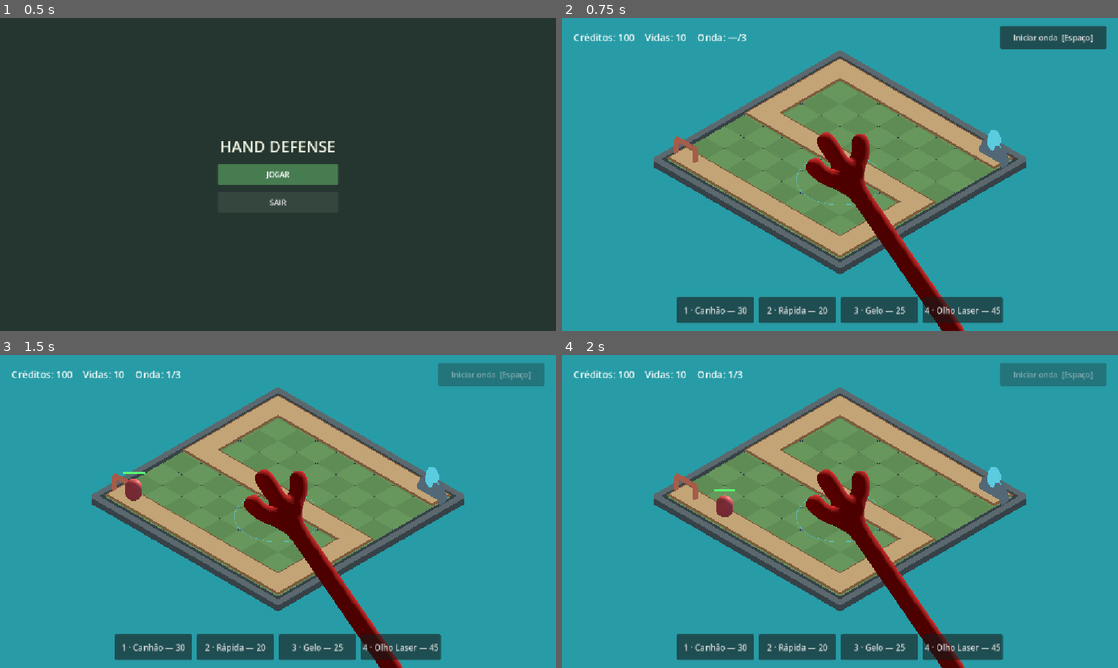
Above: before the commit, frames 1-4 (two rows, left to right).
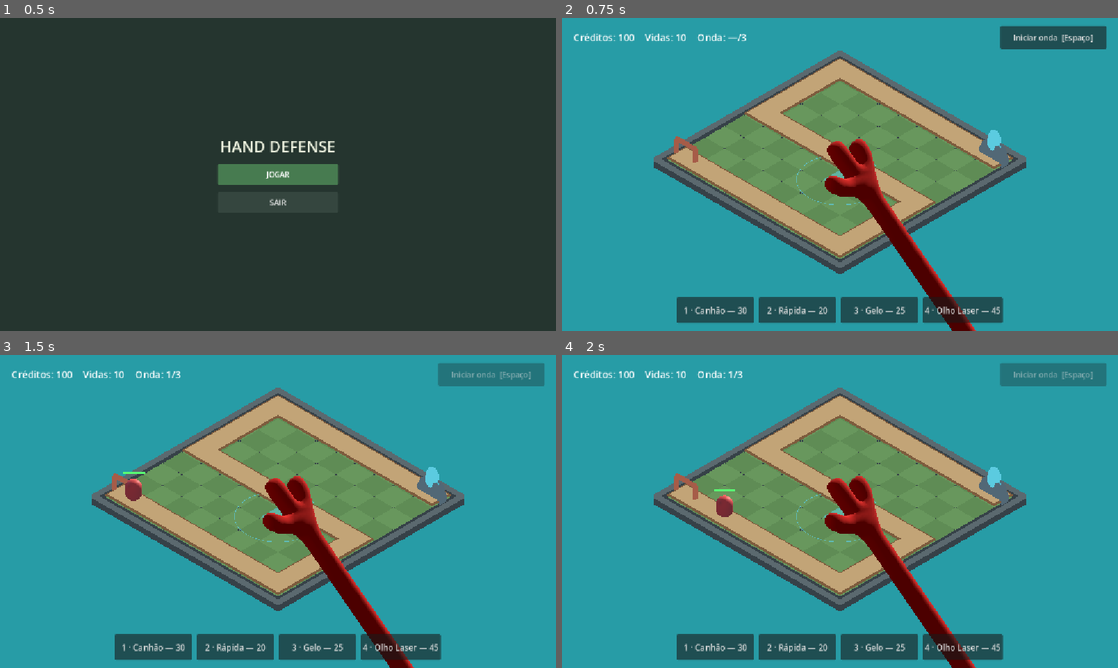
Above: after the commit, the same moments.

Repository: MeloDarlan/hand-game
Game: Godot game, scene res://scenes/ui/main_menu.tscn
Two runs of this game, one before a commit and one after it. Both use one fixed random seed, a clock stepped at 60 frames per second and the inputs below.
Inputs:
- Up to frame 1 (0.5 s): no input
- Up to frame 2 (0.75 s): click "JOGAR" at 0.5 s
- Up to frame 3 (1.5 s): click "Iniciar onda [Espaço]" at 1.25 s
- Up to frame 4 (2 s): no input

Frame 1 is identical in both runs. In frame 2, 3.2% of the frame differs, in the area x 43-75%, y 36-100%; in frame 3, 3.2%; in frame 4, 3.2%.

Commit message:
feat: mao livre, animacao de queda e desfoque configuravel
- mao segue o cursor por toda a tela (free_movement)\n- queda fora do tabuleiro com margem na borda, estorno de 50% e animacao de queda\n- peca em queda deslocada para tras do board (drop_depth_offset)\n- desfoque de distancia e da peca segurada implementados, mas desligados na cena\n- README e docs atualizados com Q/E, DOF e queda

Diff:
--- /dev/null
+++ b/held_piece_dof.gdshader
@@ -0,0 +1,47 @@
+shader_type canvas_item;
+render_mode unshaded, blend_mix;
+
+// Desfoque de profundidade aplicado somente à peça segurada.
+//
+// A peça fica na frente da mão (plano da mão), mas pertence ao tabuleiro: o
+// raio vem da profundidade da célula alvo, com a mesma rampa do DOF da câmera.
+// A máscara da peça (PIECE_LAYER, já gerada pelo OcclusionOutline) limita o
+// efeito — a mão e o resto da tela não são tocados.
+//
+// A tela já chega renderizada com o DOF do mundo; aqui só borramos os pixels
+// da silhueta da peça com uma espiral de amostras.
+
+uniform sampler2D screen_texture : hint_screen_texture, repeat_disable, filter_linear;
+uniform sampler2D piece_mask : hint_default_black;
+uniform float blur_radius_px = 0.0;
+
+const int SAMPLE_COUNT = 16;
+const float GOLDEN_ANGLE = 2.39996323;
+
+void fragment() {
+	float coverage = texture(piece_mask, SCREEN_UV).a;
+	// Fora da silhueta da peça o frame original permanece intacto.
+	if (coverage < 0.02) {
+		discard;
+	} else {
+		vec3 sharp = texture(screen_texture, SCREEN_UV).rgb;
+		vec3 blurred = sharp;
+		if (blur_radius_px >= 0.5) {
+			float weight = 1.0;
+			for (int i = 0; i < SAMPLE_COUNT; i++) {
+				float t = (float(i) + 0.5) / float(SAMPLE_COUNT);
+				float radius = sqrt(t) * blur_radius_px;
+				float angle = float(i) * GOLDEN_ANGLE;
+				vec2 offset = vec2(cos(angle), sin(angle)) * radius * SCREEN_PIXEL_SIZE;
+				blurred += texture(screen_texture, SCREEN_UV + offset).rgb;
+				weight += 1.0;
+			}
+			blurred /= weight;
+		}
+
+		// Mistura só dentro da máscara (borda dura o bastante para não invadir
+		// a mão nem o tabuleiro ao redor).
+		float blend = smoothstep(0.15, 0.65, coverage);
+		COLOR = vec4(mix(sharp, blurred, blend), 1.0);
+	}
+}
--- a/resources/jelly_arm.gdshader
+++ b/resources/jelly_arm.gdshader
@@ -1,4 +1,5 @@
 shader_type spatial;
+render_mode depth_draw_always;
 
 // Deformação tipo jelly apenas no antebraço.
 // O VERTEX no Godot 4 já chega com a skinning aplicada; BONE_INDICES/WEIGHTS
--- a/scenes/hand_player.tscn
+++ b/scenes/hand_player.tscn
@@ -13,7 +13,7 @@
 [node name="PalmPivot" type="Node3D" parent="." unique_id=1510662433]
 
 [node name="Model" parent="PalmPivot" unique_id=1763835175 instance=ExtResource("2_model")]
-transform = Transform3D(1, 0, 0, 0, 1, 0, 0, 0, 1, 0, -1, 0)
+transform = Transform3D(-0.9396926, 0, -0.34202015, 0, 1, 0, 0.34202015, 0, -0.9396926, 0, -1, 0)
 
 [node name="HoldPoint" type="Marker3D" parent="PalmPivot" unique_id=718151841]
 transform = Transform3D(1, 0, 0, 0, 1, 0, 0, 0, 1, 0, 0.2, 0.55)
--- a/scenes/main.tscn
+++ b/scenes/main.tscn
@@ -15,6 +15,10 @@
 ambient_light_source = 2
 ambient_light_color = Color(0.55, 0.62, 0.78, 1)
 ambient_light_energy = 0.45
+
+[sub_resource type="CameraAttributesPractical" id="CameraAttributes_main"]
+dof_blur_far_distance = 31.0
+dof_blur_near_distance = 0.09
 
 [node name="Main" type="Node3D" unique_id=1285220481]
 
@@ -35,13 +39,14 @@
 spot_angle = 55.0
 
 [node name="FillLight" type="OmniLight3D" parent="." unique_id=8430198]
-transform = Transform3D(1, 0, 0, 0, 1, 0, 0, 0, 1, 2.8, 4, -3.4)
+transform = Transform3D(1, 0, 0, 0, 1, 0, 0, 0, 1, -17.264385, 4, 4.7419486)
 light_color = Color(0.5, 0.65, 1, 1)
 light_energy = 2.0
-omni_range = 16.0
+omni_range = 20.50767
 
 [node name="Camera3D" type="Camera3D" parent="." unique_id=188869187]
 transform = Transform3D(1, 0, 0, 0, 1, 0, 0, 0, 1, 0, 0, 4.494298)
+attributes = SubResource("CameraAttributes_main")
 script = ExtResource("1_camera")
 
 [node name="Board" type="Node3D" parent="." unique_id=2141213763]
@@ -60,8 +65,8 @@
 [node name="HandPlayer" parent="." unique_id=976161558 instance=ExtResource("3_hand")]
 unique_name_in_owner = true
 board_path = NodePath("../Board")
-hand_plane_distance = 4.0
-pinch_offset = Vector3(0.2, 0.3, -0.8)
+pinch_offset = Vector3(0, 0.6, -0.8)
+hide_cursor = false
 
 [node name="HUD" parent="." unique_id=1761375032 instance=ExtResource("4_hud")]
 unique_name_in_owner = true
--- a/scripts/board.gd
+++ b/scripts/board.gd
@@ -538,6 +538,16 @@
 	return to_global(local)
 
 
+## True quando o ponto está além da borda externa da grade + margin. É o
+## limiar de queda: dentro dessa faixa a peça continua na mão, para não cair
+## visualmente em cima do tabuleiro.
+func is_beyond_drop_margin(world: Vector3, margin: float) -> bool:
+	var limit_x := grid_size.x * tile_size * 0.5 + margin
+	var limit_z := grid_size.y * tile_size * 0.5 + margin
+	var local := to_local(world)
+	return absf(local.x) > limit_x or absf(local.z) > limit_z
+
+
 func show_highlight(cell: Vector2i, valid: bool) -> void:
 	if not is_in_bounds(cell):
 		hide_highlight()
--- a/scripts/build/build_controller.gd
+++ b/scripts/build/build_controller.gd
@@ -13,11 +13,19 @@
 const INVALID_CELL := Vector2i(-999, -999)
 
 @export var tower_types: Array = []
+## Fração do valor DEVOLVIDA quando a peça é solta fora do tabuleiro.
+## 0.5 = devolve metade (a outra metade é o desconto da queda).
+@export_range(0.0, 1.0, 0.05) var drop_refund_ratio := 0.5
+## Distância (unidades de mundo) além da borda externa do board exigida para
+## soltar e derrubar a peça. Dentro dessa faixa a mão continua segurando.
+@export var drop_edge_margin := 1.0
 
 var selected_index := -1
 
 var _held: TowerPiece
 var _origin_cell := INVALID_CELL
+## Créditos já pagos pela peça em mão no CATCH (0 para torre em movimento).
+var _paid_cost := 0
 var _hover_cell := INVALID_CELL
 var _hover_valid := false
 var _release_cell := INVALID_CELL
@@ -157,6 +165,14 @@
 		_hud.set_selected(-1)
 		return
 
+	# A peça é paga no CATCH. O encaixe não cobra de novo; cancelar devolve
+	# 100% e cair fora do tabuleiro devolve drop_refund_ratio.
+	if not _game.spend(tower.cost):
+		selected_index = -1
+		_hud.set_selected(-1)
+		return
+	_paid_cost = tower.cost
+
 	var piece := TowerPiece.new()
 	piece.setup(tower)
 	_towers.add_child(piece)
@@ -173,9 +189,15 @@
 	# Chamada ANTES do release, quando o HandController ainda tem a peça.
 	# Guardamos a célula porque no release o _held da mão já foi limpo e o
 	# HoldPoint passa a ser a pinça no topo, não a base.
-	var cell := _board.world_to_cell(_hand.get_target_position())
+	var target := _hand.get_target_position()
+	var cell := _board.world_to_cell(target)
 	_release_cell = cell
-	return _board.is_buildable(cell)
+	if _board.is_in_bounds(cell):
+		return _board.is_buildable(cell)
+	# Fora da grade: ainda exige passar da borda + drop_edge_margin. Assim a
+	# peça não inicia a queda visualmente em cima do tabuleiro; dentro da faixa
+	# a mão continua fechada (como num tile inválido).
+	return _board.is_beyond_drop_margin(target, drop_edge_margin)
 
 
 func _pick_tower_at_hand() -> Grabbable:
@@ -246,6 +268,7 @@
 
 	_held = piece
 	_origin_cell = piece.cell
+	_paid_cost = 0
 	_board.unregister_tower(piece.cell)
 	piece.is_placed = false
 	_hover_cell = INVALID_CELL
@@ -261,6 +284,9 @@
 	# Célula guardada pelo release_guard (antes do HandController limpar _held).
 	var cell := _release_cell
 	_release_cell = INVALID_CELL
+	if not _board.is_in_bounds(cell):
+		_drop_held_outside()
+		return
 	if not _board.is_buildable(cell):
 		_return_held()
 		return
@@ -273,16 +299,13 @@
 	if piece == null:
 		return
 
-	var is_move := _origin_cell != INVALID_CELL
-	if not is_move and not _game.spend(piece.data.cost):
-		_return_held()
-		return
-
+	# Peça nova já foi paga no CATCH; mover uma torre é grátis.
 	piece.place(cell, _board.cell_to_world(cell))
 	_board.register_tower(cell, piece)
 
 	_held = null
 	_origin_cell = INVALID_CELL
+	_paid_cost = 0
 	_hand.release_guard = Callable()
 	_stop_preview()
 
@@ -302,11 +325,49 @@
 		piece.place(_origin_cell, _board.cell_to_world(_origin_cell))
 		_board.register_tower(_origin_cell, piece)
 	else:
+		_refund_paid_cost(1.0)
 		piece.queue_free()
 
 	_origin_cell = INVALID_CELL
 	_hand.release_guard = Callable()
 	_stop_preview()
+
+
+## Soltou fora dos limites do tabuleiro: a peça cai da mão, sai do jogo e
+## devolve apenas drop_refund_ratio do valor (estorno parcial).
+func _drop_held_outside() -> void:
+	var piece := _held
+	if piece == null:
+		return
+	_held = null
+
+	# Em produção a mão já soltou antes de emitir grab_released; isso cobre
+	# chamadas programáticas/forçadas e evita referência a peça liberada.
+	if _hand.get_held_body() == piece:
+		_hand.cancel_grab()
+
+	_origin_cell = INVALID_CELL
+	_hand.release_guard = Callable()
+	_stop_preview()
+	selected_index = -1
+	_hud.set_selected(-1)
+
+	var cost := _paid_cost
+	if piece.data != null:
+		cost = piece.data.cost
+	var refund := roundi(float(cost) * (1.0 - clampf(drop_refund_ratio, 0.0, 1.0)))
+	_paid_cost = 0
+
+	piece.play_drop_off_board()
+	if refund > 0:
+		_game.add_credits(refund)
+
+
+func _refund_paid_cost(ratio: float) -> void:
+	var amount := roundi(float(_paid_cost) * clampf(ratio, 0.0, 1.0))
+	_paid_cost = 0
+	if amount > 0:
+		_game.add_credits(amount)
 
 
 func _cancel_current() -> void:
@@ -322,6 +383,8 @@
 		piece.place(_origin_cell, _board.cell_to_world(_origin_cell))
 		_board.register_tower(_origin_cell, piece)
 	else:
+		# Cancelar/trocar a peça é intencional: devolve o valor integral.
+		_refund_paid_cost(1.0)
 		piece.queue_free()
 
 	_origin_cell = INVALID_CELL
--- a/scripts/camera_iso.gd
+++ b/scripts/camera_iso.gd
@@ -1,8 +1,7 @@
 extends Camera3D
 class_name IsoCamera
 
-## Câmera isométrica ortográfica. Configurada por código para manter a
-## matemática num lugar só (yaw, pitch, distância e alvo).
+## Câmera isométrica ortográfica.
 
 @export var yaw_degrees := 45.0
 @export var pitch_degrees := 35.264
--- a/scripts/hand_controller.gd
+++ b/scripts/hand_controller.gd
@@ -19,6 +19,9 @@
 @export var board_path: NodePath
 ## Folga além das bordas do tabuleiro que o alvo ainda alcança.
 @export var board_margin := 0.8
+## Se true, a mão segue o cursor por toda a tela, sem limitar a posição ao
+## tabuleiro. Se false, usa board_margin para prender a mão ao redor da grade.
+@export var free_movement := true
 ## Distância, em unidades, do plano da mão à frente do centro do tabuleiro.
 @export var hand_plane_distance := 8.0
 ## Escala aplicada ao PalmPivot (mão maior = braço mais longo e corte oculto).
@@ -325,7 +328,13 @@
 		return Vector3.ZERO
 
 	var point: Vector3 = hit
-	if _board != null:
+	return _project_to_board_plane(point)
+
+
+## Aplica o clamp ao redor do tabuleiro apenas no modo restrito. Com a mão
+## livre, o cursor pode sair da grade e o alvo vira uma célula inválida.
+func _project_to_board_plane(point: Vector3) -> Vector3:
+	if _board != null and not free_movement:
 		point = _board.clamp_world_position(point, board_margin)
 	point.y = 0.0
 	return point
@@ -372,10 +381,7 @@
 		return Vector3.ZERO
 
 	var point: Vector3 = hit
-	if _board != null:
-		point = _board.clamp_world_position(point, board_margin)
-	point.y = 0.0
-	return point
+	return _project_to_board_plane(point)
 
 
 func get_hold_position() -> Vector3:
@@ -397,10 +403,7 @@
 		return get_target_position()
 
 	var point: Vector3 = hit
-	if _board != null:
-		point = _board.clamp_world_position(point, board_margin)
-	point.y = 0.0
-	return point
+	return _project_to_board_plane(point)
 
 
 ## Raio efetivo do GrabArea no mundo (a esfera é escalada pelo PalmPivot).
--- a/scripts/towers/OcclusionOutline.gd
+++ b/scripts/towers/OcclusionOutline.gd
@@ -14,10 +14,16 @@
 ## O shader original é canvas_item; ele é aplicado num ColorRect restrito ao
 ## retângulo de tela da peça (performance) e amostra as duas máscaras em
 ## coordenadas de tela (SCREEN_UV).
+##
+## Além do outline, o mesmo mask da peça alimenta um blur de tela: a peça
+## segurada fica na profundidade da mão (nítida no DOF), mas pertence ao
+## tabuleiro. O raio do blur vem da profundidade da célula alvo, então a peça
+## desfoca junto com o tile sob ela — e a mão continua fora do efeito.
 
 const HAND_LAYER := 1 << 4
 const PIECE_LAYER := 1 << 5
 const OUTLINE_SHADER := preload("res://occlusion_outline.gdshader")
+const BLUR_SHADER := preload("res://held_piece_dof.gdshader")
 
 @export var hand_path: NodePath
 @export var outline_color := Color(1.0, 0.6, 0.0, 1.0):
@@ -31,6 +37,9 @@
 		if _outline_material != null:
 			_outline_material.set_shader_parameter("outline_size", value)
 @export_range(0.25, 1.0, 0.05) var mask_resolution_scale := 1.0
+@export var piece_blur_enabled := true
+## Raio máximo do blur da peça em pixels a 720p (escala junto com o viewport).
+@export_range(0.0, 24.0, 0.5) var piece_blur_max_pixels := 10.0
 
 var _hand: HandController
 var _camera: Camera3D
@@ -42,6 +51,8 @@
 var _outline_layer: CanvasLayer
 var _outline_rect: ColorRect
 var _outline_material: ShaderMaterial
+var _blur_rect: ColorRect
+var _blur_material: ShaderMaterial
 var _active_piece: TowerPiece
 var _saved_layers := {}
 
@@ -74,6 +85,7 @@
 		if held != _active_piece:
 			_activate(held)
 		_update_outline_rect(held)
+		_update_blur_rect(held)
 	elif _active_piece != null:
 		_deactivate()
 
@@ -168,6 +180,19 @@
 	_outline_layer.layer = 0
 	add_child(_outline_layer)
 
+	# O blur é criado antes do outline para ficar por baixo do contorno.
+	_blur_rect = ColorRect.new()
+	_blur_rect.name = "PieceBlurRect"
+	_blur_rect.mouse_filter = Control.MOUSE_FILTER_IGNORE
+	_blur_rect.color = Color(1.0, 1.0, 1.0, 1.0)
+	_blur_rect.visible = false
+	_outline_layer.add_child(_blur_rect)
+
+	_blur_material = ShaderMaterial.new()
+	_blur_material.shader = BLUR_SHADER
+	_blur_material.set_shader_parameter("piece_mask", _piece_mask_viewport.get_texture())
+	_blur_rect.material = _blur_material
+
 	_outline_rect = ColorRect.new()
 	_outline_rect.name = "OutlineRect"
 	_outline_rect.mouse_filter = Control.MOUSE_FILTER_IGNORE
@@ -201,6 +226,7 @@
 	_piece_mask_viewport.render_target_update_mode = SubViewport.UPDATE_ALWAYS
 	_outline_rect.visible = true
 	_update_outline_rect(piece)
+	_update_blur_rect(piece)
 
 
 func _deactivate() -> void:
@@ -216,6 +242,8 @@
 		_piece_mask_viewport.render_target_update_mode = SubViewport.UPDATE_DISABLED
 	if _outline_rect != null:
 		_outline_rect.visible = false
+	if _blur_rect != null:
+		_blur_rect.visible = false
 
 
 func _update_outline_rect(piece: TowerPiece) -> void:
@@ -233,3 +261,58 @@
 	var rect_half := 1.15 * pixels_per_unit + float(outline_size) + 8.0
 	_outline_rect.position = screen_center - Vector2(rect_half, rect_half)
 	_outline_rect.size = Vector2(rect_half * 2.0, rect_half * 2.0)
+
+
+## Raio do blur da peça em pixels de tela. Usa a profundidade da célula alvo
+## (o pé da peça) e a mesma rampa do DOF da câmera, então a peça desfoca
+## exatamente quando o tile sob ela desfoca.
+func _blur_radius_pixels() -> float:
+	if not piece_blur_enabled or _camera == null or _hand == null or _main_viewport == null:
+		return 0.0
+
+	var attributes := _camera.attributes as CameraAttributesPractical
+	if attributes == null or not attributes.dof_blur_far_enabled:
+		return 0.0
+
+	var target := _hand.get_target_position()
+	var view_position := _camera.global_transform.affine_inverse() * target
+	var depth := -view_position.z
+
+	var far_distance := attributes.dof_blur_far_distance
+	var transition := maxf(attributes.dof_blur_far_transition, 0.001)
+	var ratio := clampf((depth - far_distance) / transition, 0.0, 1.0)
+	if ratio <= 0.0:
+		return 0.0
+
+	# O amount do DOF é normalizado; calibramos o raio em pixels pela altura
+	# real do render target (o stretch pode diferir do visible_rect).
+	var amount_scale := attributes.dof_blur_amount / 0.1
+	var render_height := float(_main_viewport.get_texture().get_size().y)
+	if render_height <= 0.0:
+		render_height = 720.0
+	return ratio * piece_blur_max_pixels * amount_scale * (render_height / 720.0)
+
+
+func _update_blur_rect(piece: TowerPiece) -> void:
+	if _camera == null or _blur_rect == null or _blur_material == null:
+		return
+
+	var radius := _blur_radius_pixels()
+	if radius < 0.5:
+		_blur_rect.visible = false
+		return
+
+	var viewport_size := _main_viewport.get_visible_rect().size
+	var center := piece.global_position + Vector3.UP * 0.5
+	var screen_center := _camera.unproject_position(center)
+
+	var pixels_per_unit := 70.0
+	if _camera.projection == Camera3D.PROJECTION_ORTHOGONAL and _camera.size > 0.001:
+		pixels_per_unit = viewport_size.y / _camera.size
+
+	var margin := piece_blur_max_pixels * (viewport_size.y / 720.0) + 10.0
+	var rect_half := 1.15 * pixels_per_unit + margin
+	_blur_rect.position = screen_center - Vector2(rect_half, rect_half)
+	_blur_rect.size = Vector2(rect_half * 2.0, rect_half * 2.0)
+	_blur_material.set_shader_parameter("blur_radius_px", radius)
+	_blur_rect.visible = true
--- a/scripts/towers/tower_piece.gd
+++ b/scripts/towers/tower_piece.gd
@@ -1,9 +1,5 @@
 extends Grabbable
 class_name TowerPiece
-
-## Peça de torre: é um Grabbable físico, então a mão pode carregar, reposicionar
-## e "soltar" usando exatamente as mecânicas já existentes.
-## Visual construído com primitivas a partir de TowerData (tema provisório).
 
 const PROJECTILE_GROUP := "projectiles"
 const INVALID_CELL := Vector2i(-999, -999)
@@ -12,17 +8,19 @@
 var is_placed := false
 var cell := INVALID_CELL
 
-## Distância da base da peça até o ponto onde a mão pinça o topo.
-## Copiado de TowerData no setup; o export permite tuning no Remote.
 @export var grip_height := 0.9
 
 @export_group("Held Motion")
 @export var motion_enabled := true
 @export var motion_stiffness := 90.0
 @export var motion_damping := 5
-## Radianos de inclinação por unidade/s de velocidade da mão.
 @export var motion_velocity_gain := 0.03
 @export_range(0.0, 45.0) var motion_max_tilt_degrees := 20.0
+
+@export_group("Drop")
+## Distância que o visual da peça é afastado da câmera ao cair, para passar por
+## trás do board. A câmera é ortográfica, então isso não desloca a peça na tela.
+@export var drop_depth_offset := 16.0
 
 var _head: Node3D
 var _barrel_tip: Marker3D
@@ -36,9 +34,16 @@
 var _prev_anchor := Vector3.ZERO
 var _motion_initialized := false
 
+var _drop_start_position := Vector3.ZERO
+var _drop_start_basis := Basis.IDENTITY
+var _drop_start_scale := Vector3.ONE
+var _drop_down := Vector3.DOWN
+var _drop_spin_axis := Vector3.BACK
+var _drop_spin := 0.0
+var _drop_distance := 0.0
+var _drop_away := Vector3.FORWARD
 
 func _ready() -> void:
-	# A torre fica na layer grabbable para a mão poder pegá-la de volta.
 	collision_layer = 2
 	collision_mask = 0
 	apply_color_override = false
@@ -73,6 +78,84 @@
 		return
 	_squash_pivot.position = Vector3.ZERO
 	_squash_pivot.rotation = Vector3.ZERO
+
+
+## Soltou a peça fora do tabuleiro: ela escapa da mão, cai atrás do board
+## (afastando-se da câmera), gira, encolhe/apaga e é removida.
+## Só o visual (SquashPivot) se move; o corpo congelado é liberado no fim.
+func play_drop_off_board(duration := 0.7, fall_distance := 7.0, spin_degrees := 540.0) -> void:
+	is_placed = false
+	cell = INVALID_CELL
+	_cancel_anticipation()
+	_swing = Vector2.ZERO
+	_swing_velocity = Vector2.ZERO
+	_motion_initialized = false
+
+	# Sai do pick/combate e não colide mais com nada.
+	collision_layer = 0
+	collision_mask = 0
+	freeze = true
+	sleeping = false
+	linear_velocity = Vector3.ZERO
+	angular_velocity = Vector3.ZERO
+
+	reset_visual_transform()
+	if _squash_pivot == null:
+		queue_free()
+		return
+
+	var camera := get_viewport().get_camera_3d()
+	_drop_down = Vector3.DOWN
+	_drop_spin_axis = Vector3.BACK
+	_drop_away = Vector3.FORWARD
+	if camera != null:
+		_drop_down = -camera.global_transform.basis.y.normalized()
+		_drop_spin_axis = camera.global_transform.basis.z.normalized()
+		# Câmera olha para -Z local; afastar-se dela é seguir o -basis.z.
+		_drop_away = -camera.global_transform.basis.z.normalized()
+
+	# A câmera é ortográfica: afastar no eixo da câmera não muda a posição em
+	# tela, só garante que a peça passe por trás do board.
+	_drop_start_position = (
+		_squash_pivot.global_position
+		+ _drop_away * maxf(drop_depth_offset, 0.0)
+	)
+	_drop_start_basis = _squash_pivot.global_transform.basis
+	_drop_start_scale = _squash_pivot.scale
+	_drop_distance = maxf(fall_distance, 0.1)
+	_drop_spin = deg_to_rad(spin_degrees)
+
+	var tween := create_tween()
+	tween.set_parallel(true)
+	tween.tween_method(_apply_drop_fall, 0.0, 1.0, duration)
+	tween.tween_method(_apply_drop_scale, 0.0, 1.0, duration)
+	tween.tween_method(_apply_drop_fade, 0.0, 1.0, duration * 0.55).set_delay(duration * 0.45)
+	tween.chain().tween_callback(queue_free)
+
+
+func _apply_drop_fall(progress: float) -> void:
+	if not is_instance_valid(_squash_pivot):
+		return
+	# progress² dá aceleração de queda (começa devagar e despenca).
+	var position := _drop_start_position + _drop_down * _drop_distance * progress * progress
+	var basis := Basis(_drop_spin_axis, _drop_spin * progress) * _drop_start_basis
+	_squash_pivot.global_transform = Transform3D(basis, position)
+
+
+func _apply_drop_scale(progress: float) -> void:
+	if not is_instance_valid(_squash_pivot):
+		return
+	_squash_pivot.scale = _drop_start_scale.lerp(Vector3.ONE * 0.3, progress)
+
+
+func _apply_drop_fade(progress: float) -> void:
+	# Fade por instância; o encolhimento é o fallback caso o renderer ignore a
+	# transparência de materiais opacos.
+	var value := clampf(progress, 0.0, 1.0)
+	for node in find_children("*", "GeometryInstance3D", true, false):
+		var geometry := node as GeometryInstance3D
+		if geometry != null:
+			geometry.transparency = value
 
 
 func _apply_hold_pose() -> void:
--- a/scripts/ui/hud.gd
+++ b/scripts/ui/hud.gd
@@ -57,6 +57,11 @@
 func set_selected(index: int) -> void:
 	for i in _buttons.size():
 		_buttons[i].set_pressed_no_signal(i == index)
+		var tower := _tower_defs[i] as TowerData
+		if tower != null:
+			# O botão selecionado continua clicável mesmo que os créditos
+			# restantes sejam menores que o custo (a peça já foi paga no CATCH).
+			_buttons[i].disabled = i != index and tower.cost > _credits
 
 
 func set_credits(value: int) -> void:
@@ -65,7 +70,9 @@
 	for i in _buttons.size():
 		var tower := _tower_defs[i] as TowerData
 		if tower != null:
-			_buttons[i].disabled = tower.cost > value
+			# A peça selecionada já foi paga no CATCH: mantém o botão clicável
+			# para o jogador poder desmarcar e cancelar a colocação.
+			_buttons[i].disabled = tower.cost > value and not _buttons[i].button_pressed
 
 
 func set_lives(value: int) -> void:
Not shown, added: held_piece_dof.gdshader.uid
Not shown, changed: docs/ALTERACOES_E_VALIDACAO.md
